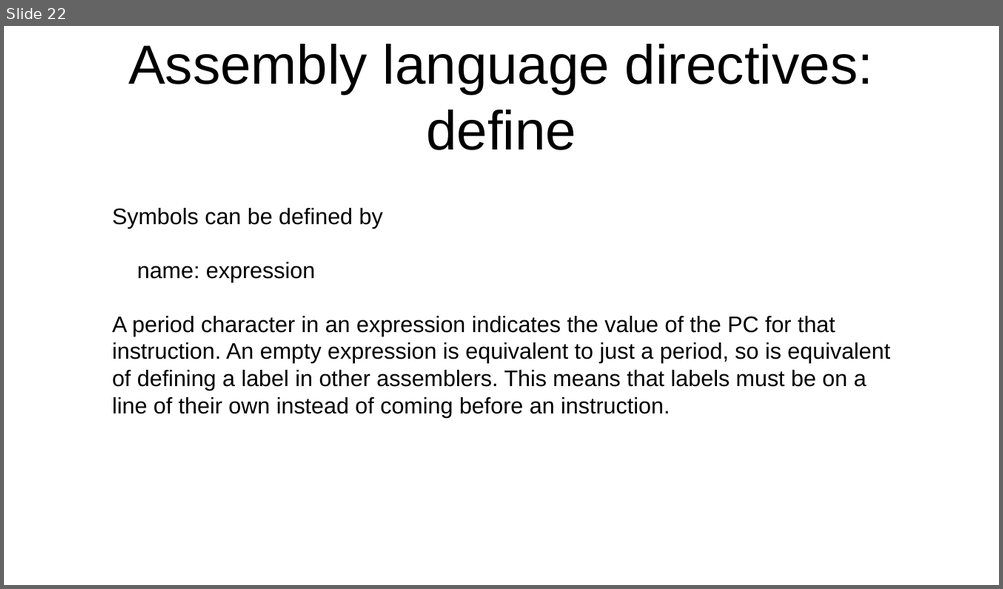
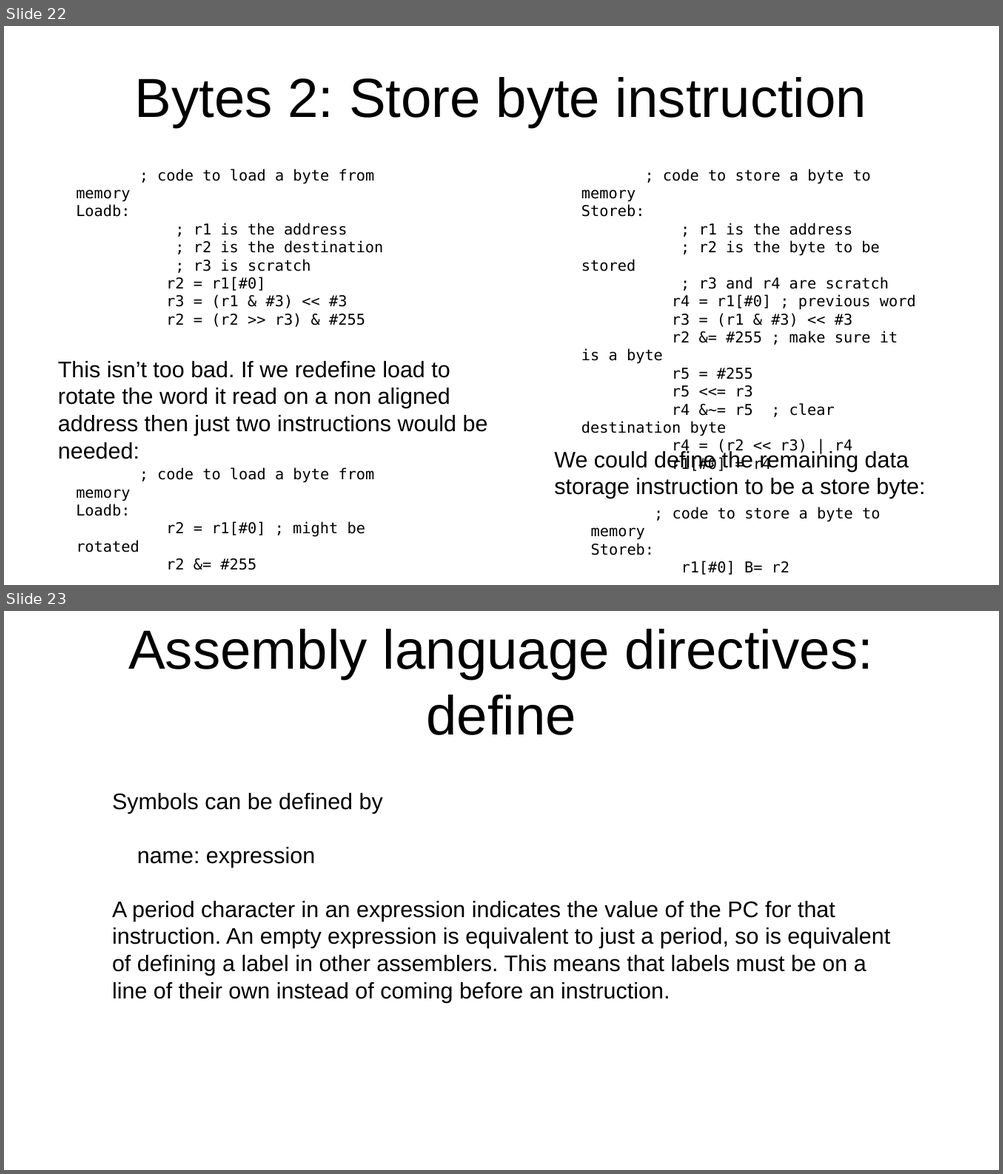
Before and after one commit to jeceljr/baby42, a slide deck: doc/baby42_slides.odp. Shown one above the other, each under a label of ours: slide 22 before the commit, slides 22 and 23 after it. The pictures are 1003x589 and 1003x1174 pixels, drawn with LibreOffice and Linux fonts; fonts in the diff are those of the drawing. Boxes give left, top, right and bottom in pixels: in the first picture for what was removed or moved away, otherwise in the second. Text is boxed around its words. In the diff, an @@ line names an element or a change of style, - is before the commit and + after.

Commit message:
change 32 bit immediate encoding, add variations, add store byte

```diff
--- a/doc/baby42_slides.odp
+++ b/doc/baby42_slides.odp
@@ slide 22 added at <box>4,26,999,585</box>, background #FFFFFF @@
@@ title added at <box>135,77,866,127</box>, 44 pt, text #000000 @@
+Bytes 2: Store byte instruction
@@ text added at <box>76,169,383,327</box>, 12 pt, text #000000 @@
+; code to load a byte from memory
+Loadb:
+; r1 is the address
+; r2 is the destination
+; r3 is scratch
+r2 = r1[#0]
+r3 = (r1 & #3) << #3
+r2 = (r2 >> r3) & #255
@@ text added at <box>581,169,916,471</box>, 12 pt, text #000000 @@
+; code to store a byte to memory
+Storeb:
+; r1 is the address
+; r2 is the byte to be stored
+; r3 and r4 are scratch
+r4 = r1[#0] ; previous word
+r3 = (r1 & #3) << #3
+r2 &= #255 ; make sure it is a byte
+r5 = #255
+r5 <<= r3
+r4 &~= r5 ; clear destination byte
+r4 = (r2 << r3) | r4
+r1[#0] = r4
@@ text added at <box>58,361,488,460</box>, 18 pt, text #000000 @@
+This isn’t too bad. If we redefine load to rotate the word it read on a non aligned address then just two instructions would be needed:
@@ text added at <box>76,468,375,571</box>, 12 pt, text #000000 @@
+; code to load a byte from memory
+Loadb:
+r2 = r1[#0] ; might be rotated
+r2 &= #255
@@ text added at <box>554,450,925,499</box>, 18 pt, text #000000 @@
+We could define the remaining data storage instruction to be a store byte:
@@ text added at <box>591,507,879,575</box>, 12 pt, text #000000 @@
+; code to store a byte to memory
+Storeb:
+r1[#0] B= r2
@@ what was slide 22 is now slide 23 @@
```
Also in this commit, not shown: 6 slides changed, 2 other slides added, 2 other files.
